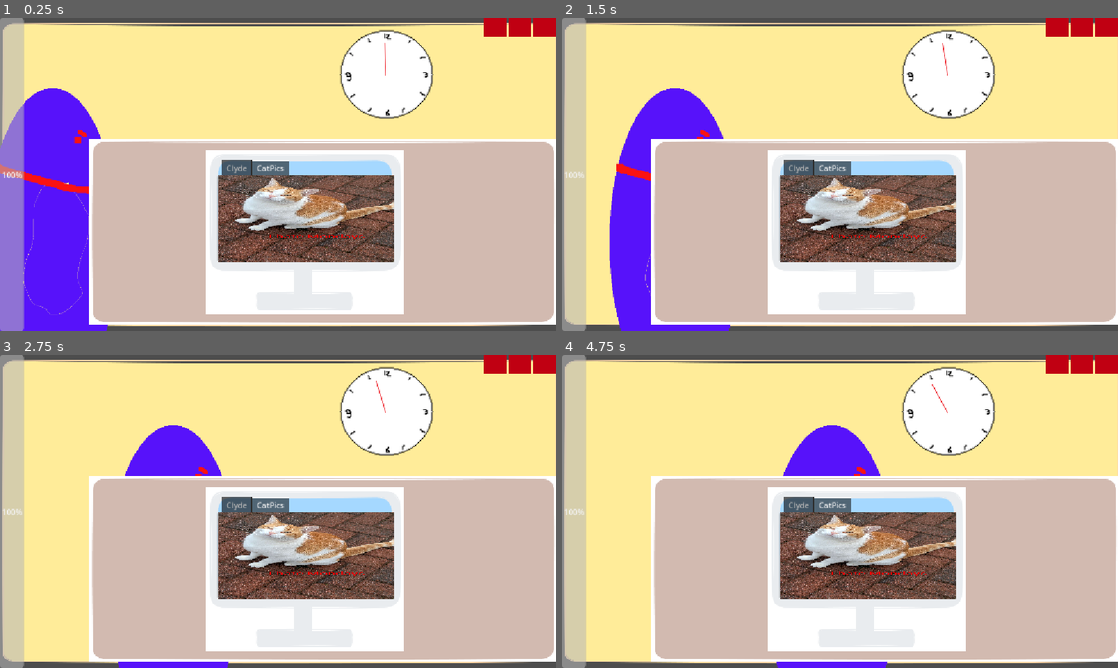
Above: before the commit, frames 1-4 (two rows, left to right).
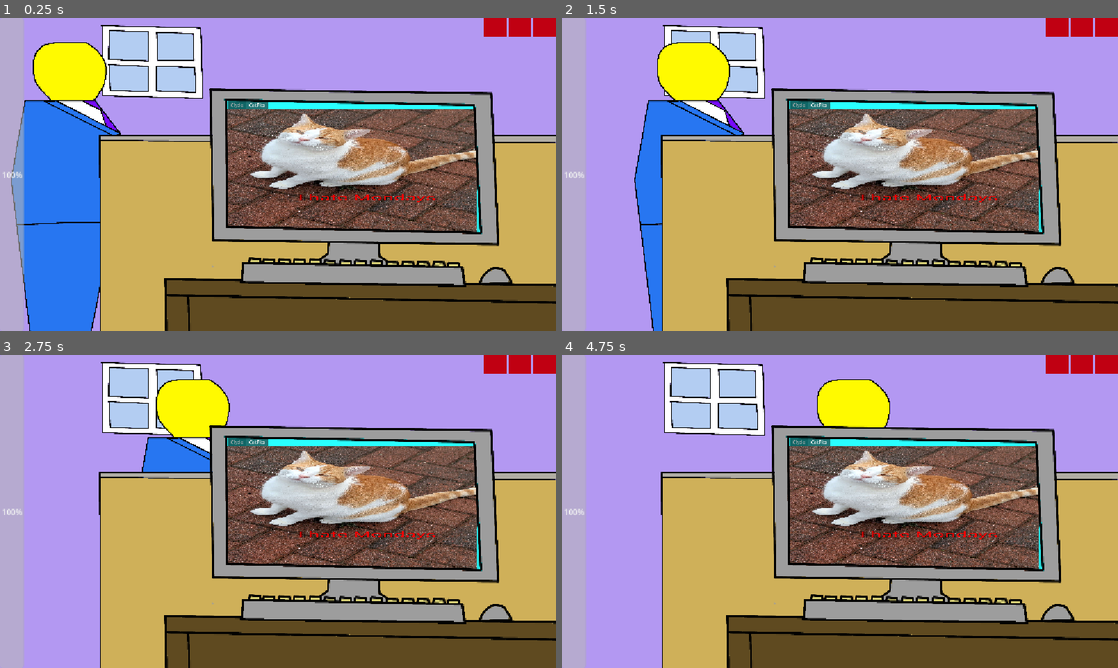
Above: after the commit, the same moments.

Repository: natleahh/gmtk-jam-2026
Game: Godot game, scene res://prototypes/ADHDHell/main.tscn
Same seed, same stepped clock (60 frames per second), same inputs: the game is played once before the commit and once after it. The project has no main scene, so this scene is started directly.
Inputs (mouse positions are in pixels of both pictures, inside the frame that each line leads up to):
- Up to frame 1 (0.25 s): no input
- Up to frame 2 (1.5 s): move the mouse to (962, 158) at 0.52 s; move the mouse to (728, 190) at 1.27 s
- Up to frame 3 (2.75 s): move the mouse to (333, 442) at 2.02 s
- Up to frame 4 (4.75 s): move the mouse to (812, 574) at 2.77 s; move the mouse to (1006, 558) at 3.52 s; move the mouse to (673, 464) at 4.27 s

The runs differ from the first frame. In frame 1, 98% of the frame differs, in the area x 0-100%, y 0-100%; in frame 2, 98%; in frame 3, 98%; in frame 4, 98%.

Commit message:
Migrate to new assets

Diff:
--- a/prototypes/ADHDHell/boss/boss.tscn
+++ b/prototypes/ADHDHell/boss/boss.tscn
@@ -5,31 +5,31 @@
 
 [sub_resource type="Curve2D" id="Curve2D_w2pej"]
 _data = {
-"points": PackedVector2Array(0, 0, 0, 0, 100, 400, 0, 0, 0, 0, 1100, 400)
+"points": PackedVector2Array(0, 0, 0, 0, 100, 400, 0, 0, 0, 0, 3500, 400)
 }
 point_count = 2
 
+[sub_resource type="AtlasTexture" id="AtlasTexture_jyr72"]
+atlas = ExtResource("3_vna0k")
+region = Rect2(2367, 0, 789, 2532)
+
 [sub_resource type="AtlasTexture" id="AtlasTexture_6n03a"]
 atlas = ExtResource("3_vna0k")
-region = Rect2(0, 0, 357, 783)
+region = Rect2(0, 0, 789, 2532)
 
 [sub_resource type="AtlasTexture" id="AtlasTexture_3wusa"]
 atlas = ExtResource("3_vna0k")
-region = Rect2(714, 0, 357, 783)
+region = Rect2(1578, 0, 789, 2532)
 
 [sub_resource type="AtlasTexture" id="AtlasTexture_oftmp"]
 atlas = ExtResource("3_vna0k")
-region = Rect2(1071, 0, 357, 783)
-
-[sub_resource type="AtlasTexture" id="AtlasTexture_vna0k"]
-atlas = ExtResource("3_vna0k")
-region = Rect2(357, 0, 357, 783)
+region = Rect2(789, 0, 789, 2532)
 
 [sub_resource type="SpriteFrames" id="SpriteFrames_15pk6"]
 animations = [{
 "frames": [{
 "duration": 1.0,
-"texture": SubResource("AtlasTexture_6n03a")
+"texture": SubResource("AtlasTexture_jyr72")
 }],
 "loop": 0,
 "name": &"patrol",
@@ -37,7 +37,7 @@
 }, {
 "frames": [{
 "duration": 1.0,
-"texture": SubResource("AtlasTexture_3wusa")
+"texture": SubResource("AtlasTexture_6n03a")
 }],
 "loop": 0,
 "name": &"pissed",
@@ -45,7 +45,7 @@
 }, {
 "frames": [{
 "duration": 1.0,
-"texture": SubResource("AtlasTexture_oftmp")
+"texture": SubResource("AtlasTexture_3wusa")
 }],
 "loop": 0,
 "name": &"satisfied",
@@ -53,7 +53,7 @@
 }, {
 "frames": [{
 "duration": 1.0,
-"texture": SubResource("AtlasTexture_vna0k")
+"texture": SubResource("AtlasTexture_oftmp")
 }],
 "loop": 0,
 "name": &"sus",
--- a/prototypes/ADHDHell/computer/computer.tscn
+++ b/prototypes/ADHDHell/computer/computer.tscn
@@ -1,32 +1,56 @@
 [gd_scene format=3 uid="uid://dlnnt1jsme788"]
 
-[ext_resource type="Texture2D" uid="uid://d4kwqosjhmwbe" path="res://prototypes/ADHDHell/Pasted image 20260723145336.png" id="1_d4kym"]
+[ext_resource type="Texture2D" uid="uid://bbahnumjgcbxi" path="res://prototypes/ADHDHell/computer/computer_desk.png" id="1_odhl5"]
 [ext_resource type="Script" uid="uid://vx80yh4l4i68" path="res://prototypes/ADHDHell/computer/computer_tabs.gd" id="2_vmi4j"]
 [ext_resource type="PackedScene" uid="uid://8hydug6xspq1" path="res://prototypes/ADHDHell/computer/clyde/main.tscn" id="3_vmi4j"]
 [ext_resource type="Texture2D" uid="uid://lk6ngv7rbqqr" path="res://prototypes/ADHDHell/computer/cat_1.jpg" id="4_odhl5"]
 
-[node name="Computer" type="Sprite2D" unique_id=735334881]
-texture = ExtResource("1_d4kym")
+[node name="Node2D" type="Node2D" unique_id=823176517]
 
-[node name="ComputerTabs" type="TabContainer" parent="." unique_id=21514011 node_paths=PackedStringArray("clyde")]
-offset_left = -181.46516
-offset_top = -147.66757
-offset_right = 184.24269
-offset_bottom = 62.895447
+[node name="Control" type="Control" parent="." unique_id=840474040]
+layout_mode = 3
+anchors_preset = 0
+offset_left = -698.0
+offset_top = -771.0
+offset_right = 198.0
+offset_bottom = -300.0
+
+[node name="ColorRect" type="ColorRect" parent="Control" unique_id=322304195]
+layout_mode = 1
+anchors_preset = 15
+anchor_right = 1.0
+anchor_bottom = 1.0
+grow_horizontal = 2
+grow_vertical = 2
+color = Color(0.16078432, 1, 1, 1)
+
+[node name="ComputerTabs" type="TabContainer" parent="Control" unique_id=21514011 node_paths=PackedStringArray("clyde")]
+layout_mode = 1
+anchors_preset = 15
+anchor_right = 1.0
+anchor_bottom = 1.0
+offset_left = 5.0
+offset_top = 7.0
+offset_right = -21.0
+grow_horizontal = 2
+grow_vertical = 2
 current_tab = 1
 script = ExtResource("2_vmi4j")
 clyde = NodePath("Clyde")
 
-[node name="Clyde" parent="ComputerTabs" unique_id=668862452 instance=ExtResource("3_vmi4j")]
+[node name="Clyde" parent="Control/ComputerTabs" unique_id=668862452 instance=ExtResource("3_vmi4j")]
 visible = false
 layout_mode = 2
 success_scaling = 2.2
 
-[node name="CatPics" type="TextureRect" parent="ComputerTabs" unique_id=755751438]
+[node name="CatPics" type="TextureRect" parent="Control/ComputerTabs" unique_id=755751438]
 layout_mode = 2
 texture = ExtResource("4_odhl5")
 expand_mode = 1
 metadata/_tab_index = 1
 
-[connection signal="tab_changed" from="ComputerTabs" to="ComputerTabs" method="_on_tab_changed"]
-[connection signal="tab_clicked" from="ComputerTabs" to="ComputerTabs" method="_on_tab_clicked"]
+[node name="Computer" type="Sprite2D" parent="." unique_id=735334881]
+texture = ExtResource("1_odhl5")
+
+[connection signal="tab_changed" from="Control/ComputerTabs" to="Control/ComputerTabs" method="_on_tab_changed"]
+[connection signal="tab_clicked" from="Control/ComputerTabs" to="Control/ComputerTabs" method="_on_tab_clicked"]
--- a/prototypes/ADHDHell/main.tscn
+++ b/prototypes/ADHDHell/main.tscn
@@ -1,19 +1,19 @@
 [gd_scene format=3 uid="uid://g5aas5einac4"]
 
-[ext_resource type="Texture2D" uid="uid://dstsfqcn0ihh5" path="res://prototypes/ADHDHell/Pasted image 20260723145013.png" id="1_8cddi"]
 [ext_resource type="Script" uid="uid://bmjuryxsl23x2" path="res://prototypes/ADHDHell/main.gd" id="1_ndhnn"]
-[ext_resource type="Texture2D" uid="uid://wr2qryxmkjr8" path="res://prototypes/ADHDHell/Pasted image 20260723145249.png" id="2_0vcbb"]
 [ext_resource type="Script" uid="uid://bpxmtrw1aa55y" path="res://prototypes/ADHDHell/behaviour_tracker_system.gd" id="2_s8r6p"]
-[ext_resource type="Script" uid="uid://g3q68s4lagrf" path="res://prototypes/ADHDHell/character_controller.gd" id="4_0vcbb"]
+[ext_resource type="Script" uid="uid://ctsak67naioso" path="res://prototypes/ADHDHell/character_controller.gd" id="4_0vcbb"]
 [ext_resource type="PackedScene" uid="uid://dlnnt1jsme788" path="res://prototypes/ADHDHell/computer/computer.tscn" id="4_g7oiy"]
 [ext_resource type="Script" uid="uid://ru7yx7u4s02k" path="res://prototypes/ADHDHell/okr_timer.gd" id="5_s8r6p"]
 [ext_resource type="Script" uid="uid://ciho8h0fymg6s" path="res://prototypes/ADHDHell/hud.gd" id="6_0l71j"]
+[ext_resource type="Texture2D" uid="uid://dobo8f1jvjqrm" path="res://prototypes/ADHDHell/wall.png" id="6_s8r6p"]
 [ext_resource type="Script" uid="uid://bkvqfvaoa0che" path="res://prototypes/ADHDHell/dopamine_system.gd" id="6_tcltd"]
 [ext_resource type="Texture2D" uid="uid://bvc0yjc0f7jwu" path="res://prototypes/ADHDHell/clock-face.png" id="7_r4p8i"]
-[ext_resource type="Script" uid="uid://hpkotsmp3t1n" path="res://prototypes/ADHDHell/clock.gd" id="8_suv5x"]
+[ext_resource type="Script" uid="uid://skaae8dupmag" path="res://prototypes/ADHDHell/clock.gd" id="8_suv5x"]
 [ext_resource type="PackedScene" uid="uid://br7aiyq58itld" path="res://prototypes/ADHDHell/boss/boss.tscn" id="8_w1o0w"]
 [ext_resource type="Script" uid="uid://iluqsfef1fkv" path="res://prototypes/ADHDHell/okr_system.gd" id="9_ce8lw"]
 [ext_resource type="Texture2D" uid="uid://rjm1ps10kkaa" path="res://prototypes/ADHDHell/clock-hand.png" id="9_g7oiy"]
+[ext_resource type="Texture2D" uid="uid://dk5qufwmtm7e7" path="res://prototypes/ADHDHell/cubicle.png" id="11_s8r6p"]
 [ext_resource type="AudioStream" uid="uid://dntmyhshnx0y3" path="res://deadline_sound.ogg" id="11_w1o0w"]
 
 [node name="Main" type="Node2D" unique_id=623799325 node_paths=PackedStringArray("dopamine_system", "hud", "clock", "okr_timer", "deadline_alert")]
@@ -44,11 +44,10 @@
 layer = -3
 follow_viewport_enabled = true
 
-[node name="PastedImage20260723145013" type="Sprite2D" parent="Wall" unique_id=174354709]
+[node name="Wall" type="Sprite2D" parent="Wall" unique_id=174354709]
 z_index = -3
-position = Vector2(579, 323.25)
-scale = Vector2(0.8469388, 0.70487267)
-texture = ExtResource("1_8cddi")
+position = Vector2(-938, -31)
+texture = ExtResource("6_s8r6p")
 
 [node name="Clock" type="Sprite2D" parent="Wall" unique_id=459563768]
 position = Vector2(800, 120)
@@ -65,19 +64,20 @@
 follow_viewport_enabled = true
 
 [node name="Boss" parent="Hallway" unique_id=856368287 instance=ExtResource("8_w1o0w")]
+position = Vector2(-2290, -464)
 
 [node name="WorkSpace" type="CanvasLayer" parent="." unique_id=256454366]
 layer = -1
 follow_viewport_enabled = true
 
 [node name="Cubicle" type="Sprite2D" parent="WorkSpace" unique_id=41187563]
-position = Vector2(670, 442.62503)
-scale = Vector2(0.823492, 0.70558614)
-texture = ExtResource("2_0vcbb")
+position = Vector2(-163, 388.5)
+scale = Vector2(1, 0.8711499)
+texture = ExtResource("11_s8r6p")
 
 [node name="Computer" parent="WorkSpace" unique_id=735334881 instance=ExtResource("4_g7oiy")]
-position = Vector2(632, 443)
-scale = Vector2(1, 0.99999994)
+position = Vector2(370, 827)
+scale = Vector2(2, 2)
 
 [node name="CharacterController" type="Node2D" parent="." unique_id=2007909422]
 position = Vector2(578, 333)
@@ -192,6 +192,10 @@
 size_flags_horizontal = 3
 color = Color(0.7520303, 0, 0.070110016, 1)
 
+[node name="Camera2D" type="Camera2D" parent="." unique_id=1343172439]
+position = Vector2(-653, -189)
+zoom = Vector2(0.3, 0.3)
+
 [connection signal="timeout" from="OKRTimer" to="." method="_on_okr_timer_timeout"]
 [connection signal="timeout" from="OKRTimer" to="HUD/GameOverScreen/RestartControl/Deadline Alert" method="_on_okr_timer_timeout"]
 [connection signal="pressed" from="HUD/GameOverScreen/RestartControl/Button" to="." method="_on_button_pressed"]
Binary file changed: prototypes/ADHDHell/boss/boss-sprite-sheet.png
Binary file added: prototypes/ADHDHell/computer/computer_desk.png
Not shown, added: prototypes/ADHDHell/computer/computer_desk.png.import
Binary file added: prototypes/ADHDHell/cubicle.png
Not shown, added: prototypes/ADHDHell/cubicle.png.import
Binary file added: prototypes/ADHDHell/wall.png
Not shown, added: prototypes/ADHDHell/wall.png.import
